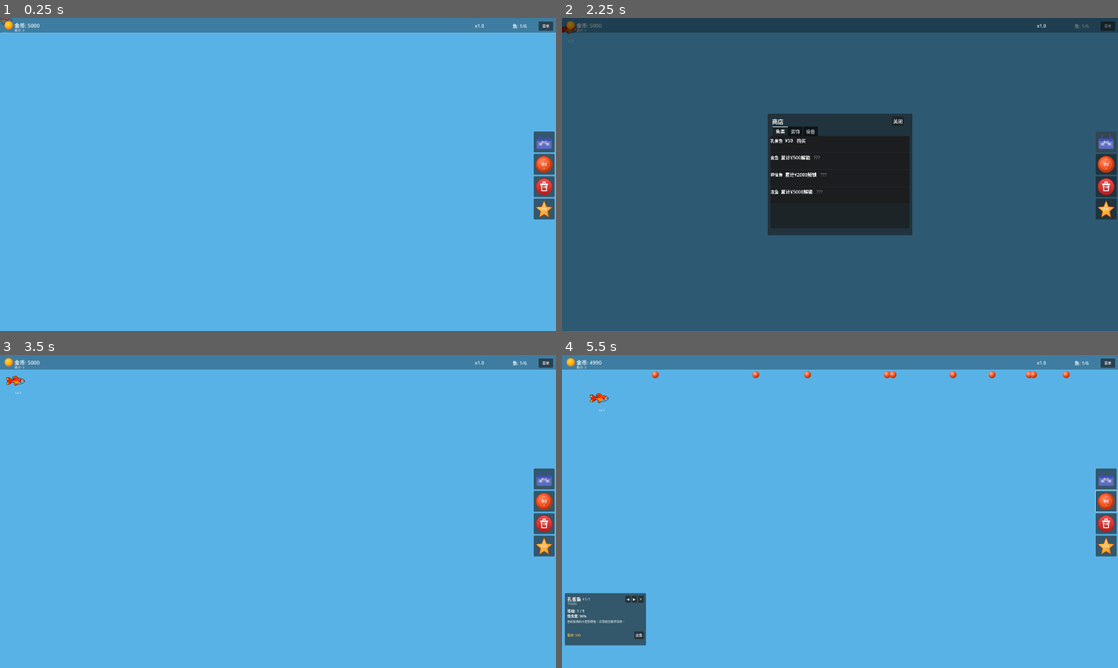
Above: before the commit, frames 1-4 (two rows, left to right).
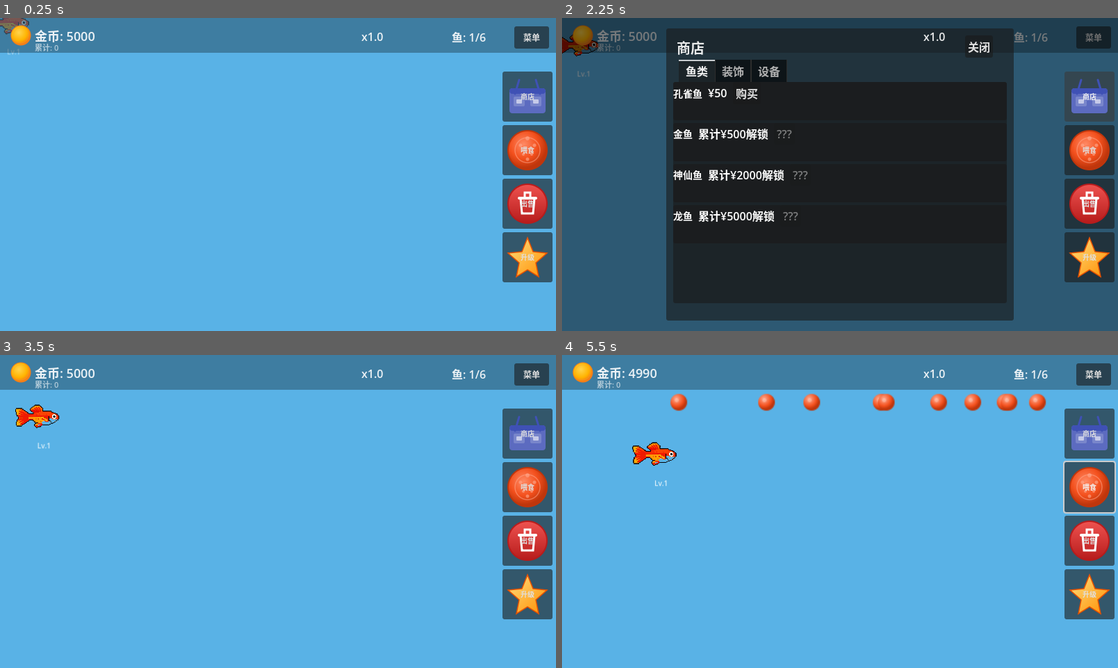
Above: after the commit, the same moments.

Repository: ZhanXuzhao/Deskquarium
Game: Godot game, scene res://main.tscn
Two runs of this game, one before a commit and one after it. Both use one fixed random seed, a clock stepped at 60 frames per second and the inputs below.
Inputs (mouse positions are in pixels of both pictures, inside the frame that each line leads up to):
- Up to frame 1 (0.25 s): no input
- Up to frame 2 (2.25 s): click "菜单" at 0.5 s; click "重新开始游戏" at 1.25 s; click "商店" at 2 s
- Up to frame 3 (3.5 s): click "关闭" at 2.75 s
- Up to frame 4 (5.5 s): click "喂食" at 3.5 s; move the mouse to (584, 386) at 4.27 s; hold Right (ui_right) 4.28-5.03 s; click (584, 386) at 4.42 s; move the mouse to (728, 527) at 5.02 s; hold Left (ui_left) from 5.03 s (still down)

The runs differ from the first frame. In frame 1, 13% of the frame differs, in the area x 0-100%, y 0-85%; in frame 2, 59%, in the area x 0-100%, y 0-97%; in frame 3, 13%; in frame 4, 17%.

Commit message:
将窗口拉伸模式从 viewport 改为 expand，鱼缸始终填满窗口无黑边

Diff:
--- a/project.godot
+++ b/project.godot
@@ -24,7 +24,7 @@
 
 window/size/viewport_width=1920
 window/size/viewport_height=1080
-window/stretch/mode="viewport"
+window/stretch/mode="expand"
 
 [physics]
 
Not shown, added: scripts/managers/auto_buyer.gd.uid
Not shown, added: shaders/water_surface.gdshader.uid
